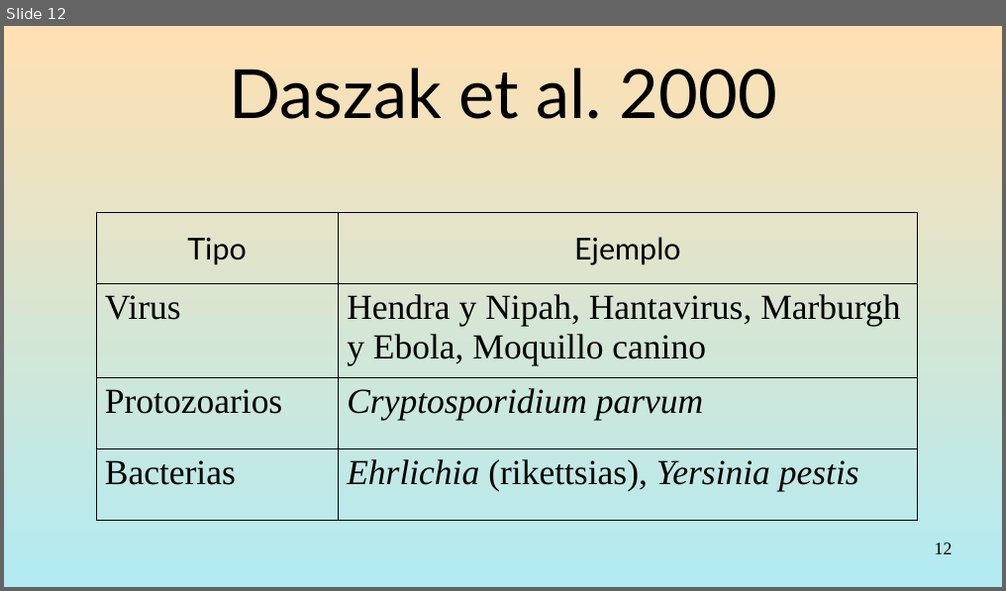
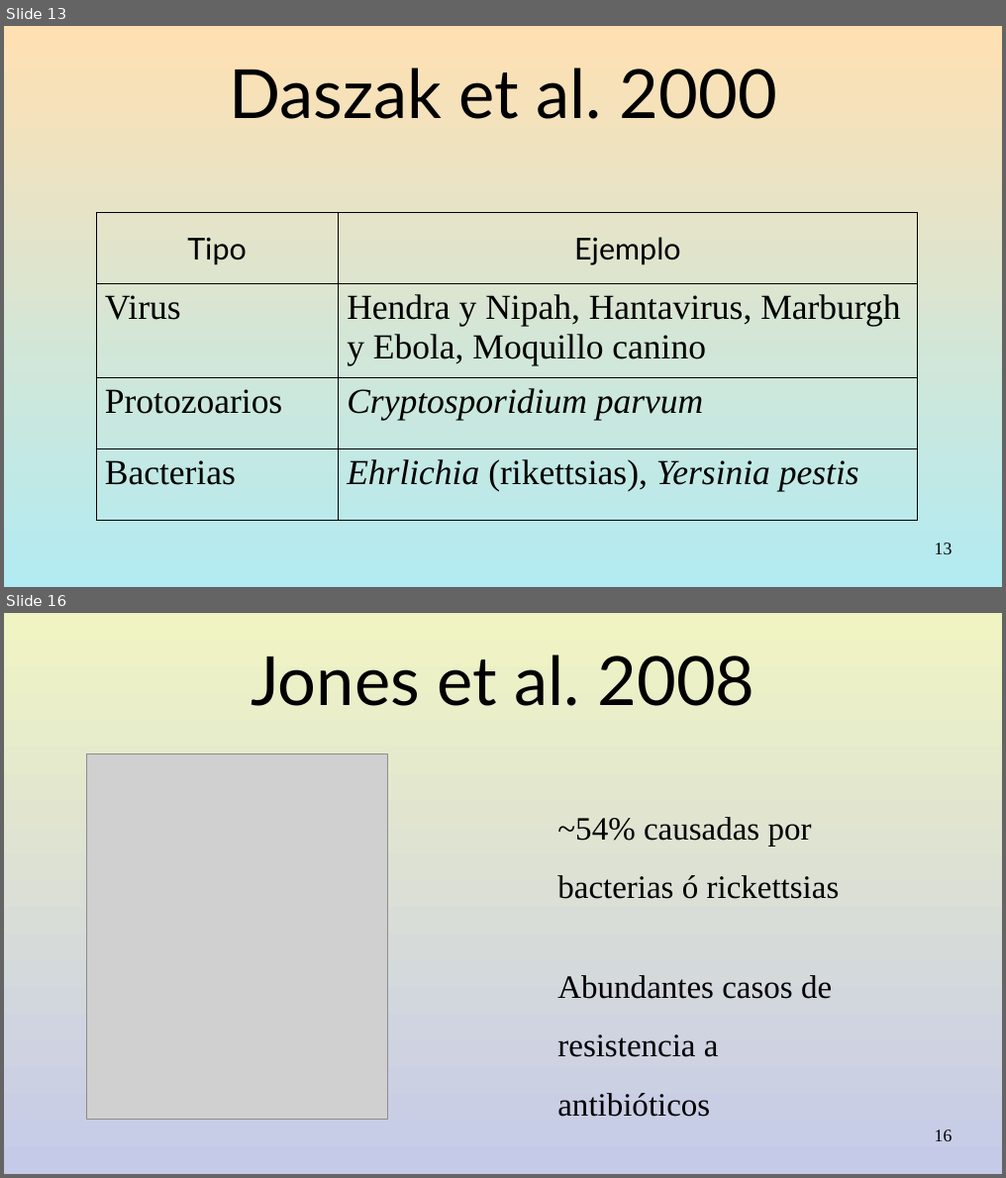
Before and after one commit to gerardommc/Medicina-Cons, a slide deck: Emergentes.odp. Shown one above the other, each under a label of ours: slide 12 before the commit, slides 13 and 16 after it; the slides between them are not shown. The pictures are 1006x591 and 1006x1178 pixels, drawn with LibreOffice and Linux fonts; fonts in the diff are those of the drawing; grey boxes stand for pictures. Boxes give left, top, right and bottom in pixels: in the first picture for what was removed or moved away, otherwise in the second. Text is boxed around its words. In the diff, an @@ line names an element or a change of style, - is before the commit and + after.

```diff
--- a/Emergentes.odp
+++ b/Emergentes.odp
@@ slide 16 added at (4, 613, 1002, 1174), background gradient #F0F4C3 to #C5CAE9 @@
@@ title added at (251, 655, 755, 706), 54 pt, text #000000 @@
+Jones et al. 2008
@@ picture added at (86, 754, 388, 1119) @@
@@ text added at (557, 817, 840, 1117), 26 pt, text #000000 @@
+~54% causadas por bacterias ó rickettsias
+Abundantes casos de resistencia a antibióticos
@@ page number added at (935, 1130, 952, 1142), 14 pt, text #000000 @@
+16
@@ what was slide 12 is now slide 13 @@
@@ page number at (935, 543, 952, 555): text changed @@
-12
+13
```
Also in this commit, not shown: 7 other slides added, 18 slides removed, 6 other files.
